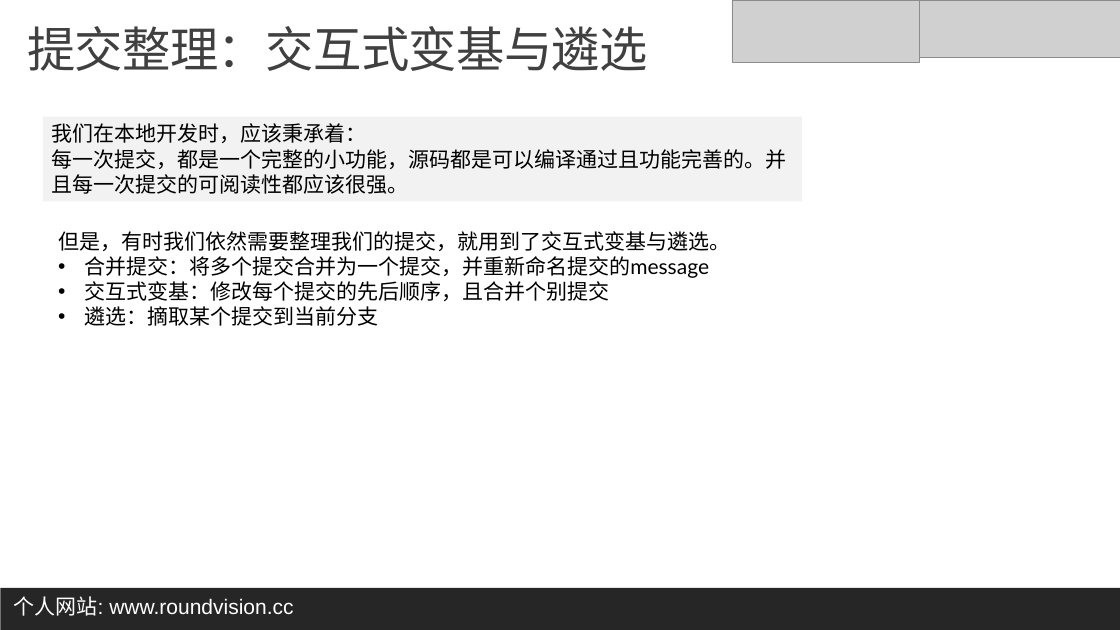
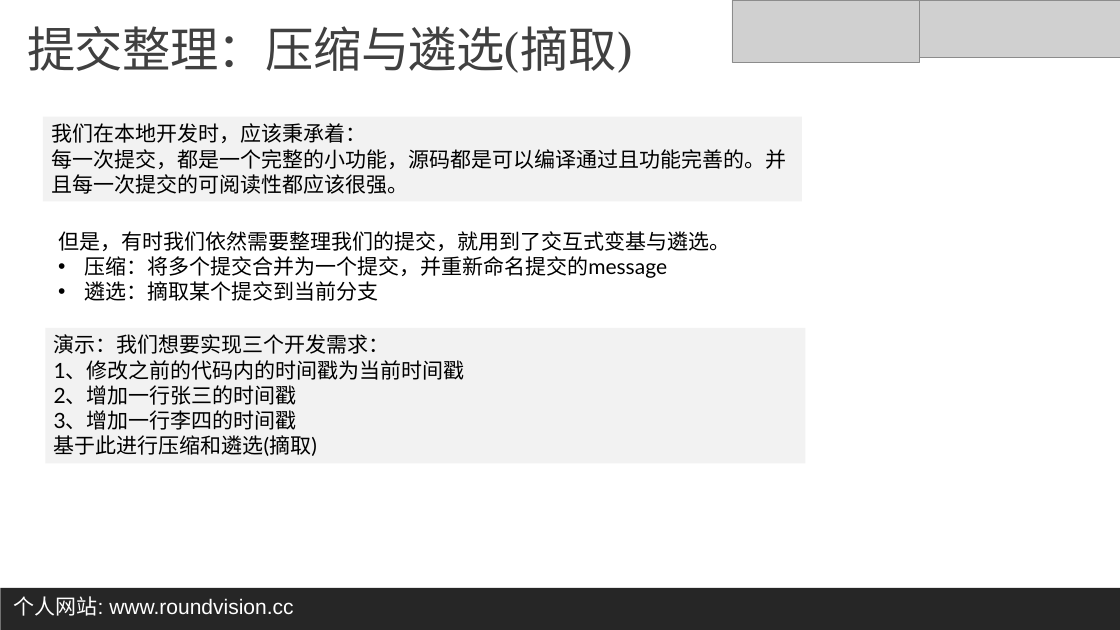
Before and after one commit to zhouxuan2023/GitOneMinute, a slide deck: slide 15 of tutorial/一分钟Git入门实战讲义.pptx. Drawn at 1120x630 pixels with LibreOffice and Linux fonts; fonts in the diff are those of the drawing; grey boxes stand for pictures. Boxes give left, top, right and bottom in pixels: in the first picture for what was removed or moved away, otherwise in the second. Text is boxed around its words. In the diff, an @@ line names an element or a change of style, - is before the commit and + after.

```diff
--- a/tutorial/一分钟Git入门实战讲义.pptx
+++ b/tutorial/一分钟Git入门实战讲义.pptx
@@ title at (27,26,633,73): text changed @@
-提交整理：交互式变基与遴选
+提交整理：压缩与遴选(摘取)
@@ text at (84,256,667,278): text changed @@
-• 合并提交：将多个提交合并为一个提交，并重新命名提交的message
-• 交互式变基：修改每个提交的先后顺序，且合并个别提交
+• 压缩：将多个提交合并为一个提交，并重新命名提交的message
@@ rectangle added at (45,328,806,464), fill #F2F2F2, 18 pt, text #000000 @@
+演示：我们想要实现三个开发需求：
+1、修改之前的代码内的时间戳为当前时间戳
+2、增加一行张三的时间戳
+3、增加一行李四的时间戳
+基于此进行压缩和遴选(摘取)
```
Also in this commit, not shown: 3 other slides changed.
